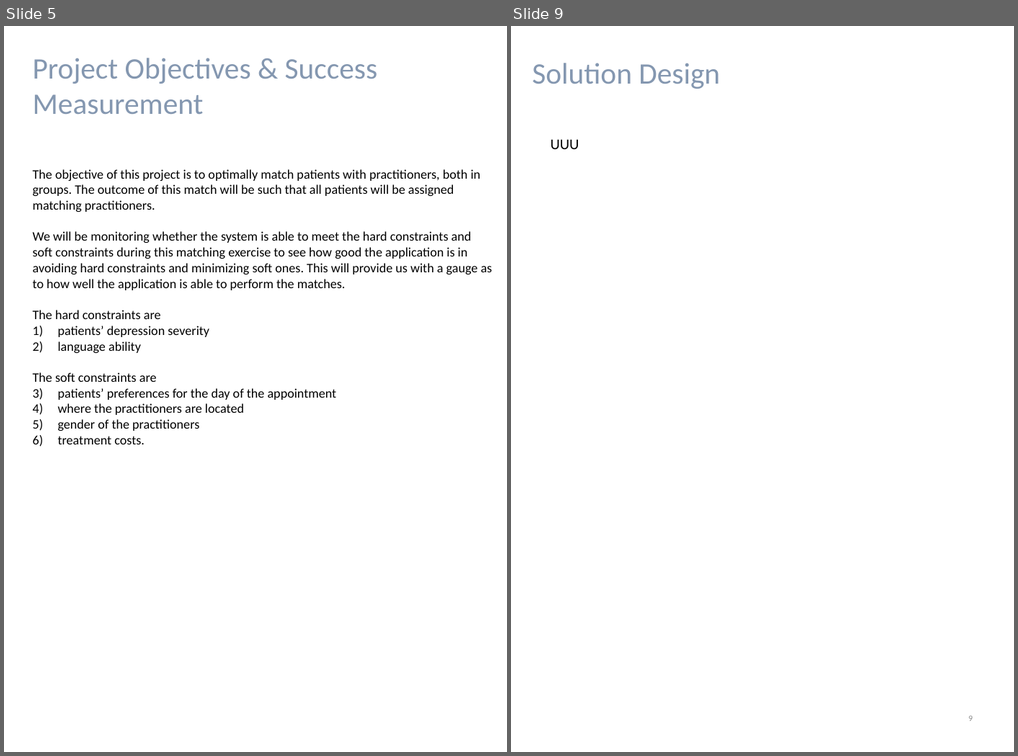
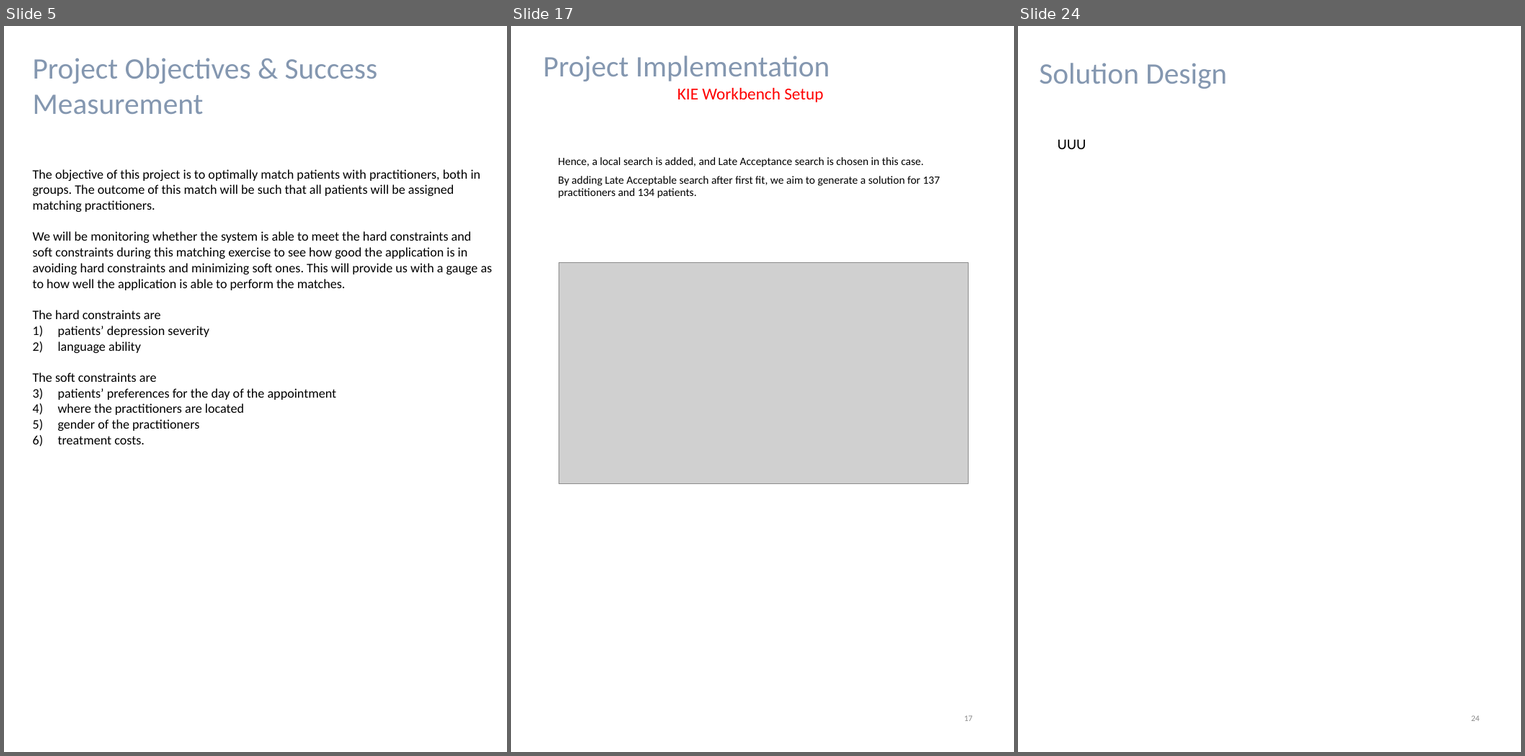
Before and after one commit to francis-han/IRS-RS-2019-03-09-IS1PT-GRP-Pepper-PatientMatchingSystem, a slide deck: WorkingFolder/Project Report.pptx. Shown side by side, each under a label of ours: slides 5 and 9 before the commit, slides 5, 17 and 24 after it; the slides between them are not shown. The pictures are 1018x756 and 1525x756 pixels, drawn with LibreOffice and Linux fonts; fonts in the diff are those of the drawing; grey boxes stand for pictures. Boxes give left, top, right and bottom in pixels: in the first picture for what was removed or moved away, otherwise in the second. Text is boxed around its words. In the diff, an @@ line names an element or a change of style, - is before the commit and + after.

```diff
--- a/WorkingFolder/Project Report.pptx
+++ b/WorkingFolder/Project Report.pptx
@@ slide 17 added at bbox=[511, 26, 1014, 752], background #FFFFFF @@
@@ text added at bbox=[543, 56, 830, 102], 32 pt, text #8497B0 @@
+Project Implementation
+KIE Workbench Setup
@@ text added at bbox=[558, 157, 940, 198], 12 pt, text #000000 @@
+Hence, a local search is added, and Late Acceptance search is chosen in this case.
+By adding Late Acceptable search after first fit, we aim to generate a solution for 137 practitioners and 134 patients.
@@ picture added at bbox=[559, 263, 968, 484] @@
@@ page number added at bbox=[964, 715, 973, 721], 9 pt, text #8C8C8C @@
+17
@@ what was slide 9 is now slide 24 @@
@@ page number at bbox=[1471, 715, 1480, 721]: text changed @@
-9
+24
```
Also in this commit, not shown: 2 slides changed, 16 other slides added, 3 slides removed.
